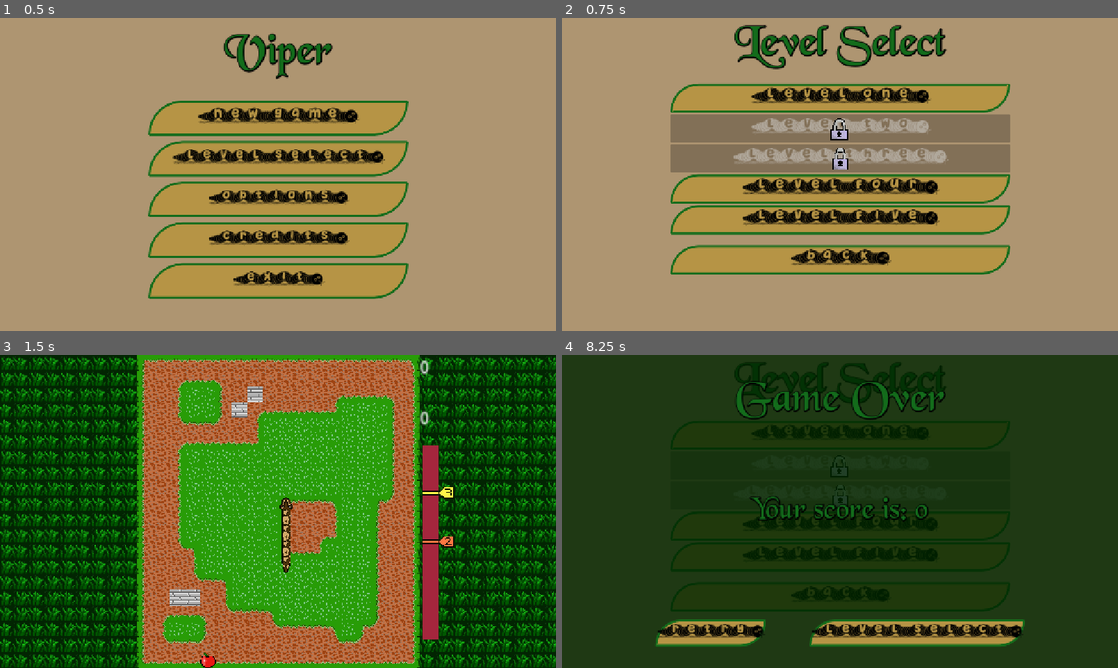
Above: before the commit, frames 1-4 (two rows, left to right).
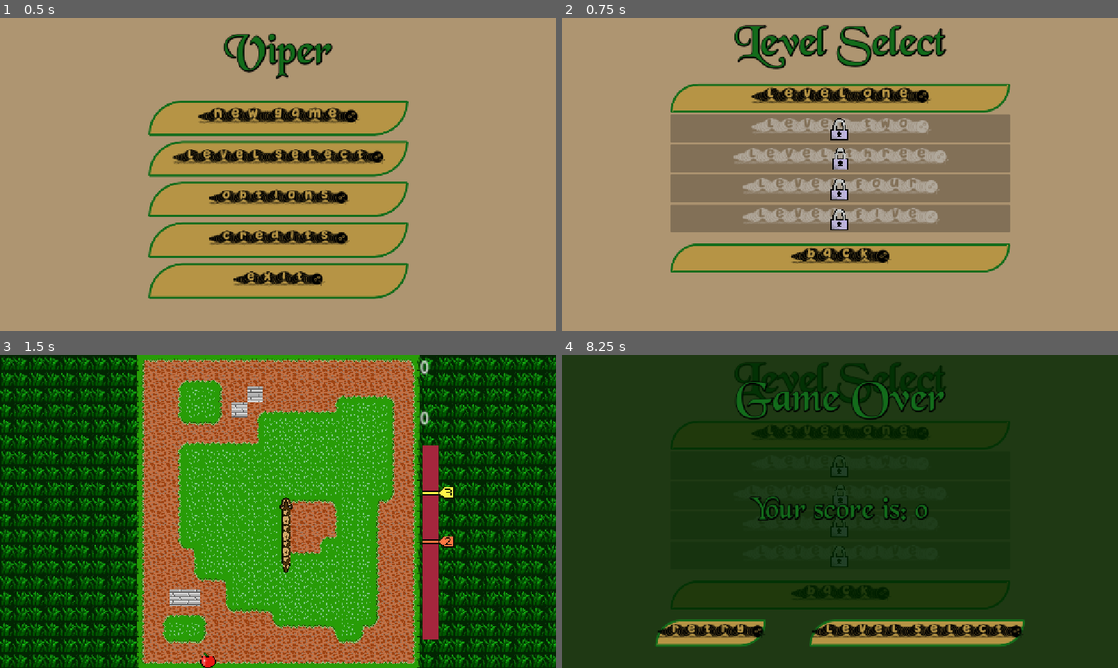
Above: after the commit, the same moments.

Repository: B-nce/Snake
Game: Godot game, scene res://scenes/main_menu_scene/main_menu.tscn
The game is run twice, just before and just after one commit, with the same random seed, the same clock (stepped at 60 frames per second) and the same inputs.
Inputs:
- Up to frame 1 (0.5 s): no input
- Up to frame 2 (0.75 s): click "(Level select)" at 0.5 s
- Up to frame 3 (1.5 s): click "(Level one)" at 1.25 s
- Up to frame 4 (8.25 s): hold Right (right) 2.03-2.78 s; hold Down (down) 2.78-3.53 s; hold Right (right) 3.53-4.28 s; hold Up (up) 4.28-5.03 s; hold Left (left) 5.03-5.75 s; click "(Retry)" at 5.75 s; click "(Retry)" at 6.5 s; click "(Retry)" at 7.25 s; click "(level select)" at 8 s

Frame 1 is identical in both runs. In frame 2, 14% of the frame differs, in the area x 19-81%, y 49-82%; in frame 3, nothing differs; in frame 4, 2.7%.

Commit message:
prerequisites set and tooltips added

Diff:
--- a/snake/constants.gd
+++ b/snake/constants.gd
@@ -27,11 +27,14 @@
 const DATA_LVL_5: StringName = "lvl5"
 const LVL_2_PREREQUISITE: int = 50
 const LVL_3_PREREQUISITE: int = 60
-const ALBINO_BALL_PYTHON_PREREQUISITE: int = 25
-const ALBINO_BOA_PREREQUISITE: int = 40
-const ALBINO_BURMESE_PYTHON_PREREQUISITE: int = 30
-const ALBINO_CORN_SNAKE_PREREQUISITE: int = 50
-const ALBINO_ANACONDA_PREREQUISITE: int = 50
-const ALBINO_KING_SNAKE_PREREQUISITE: int = 70
-const ALBINO_RETICULATED_PYTHON_PREREQUISITE: int = 70
-const YOUNG_TREE_BOA_PREREQUISITE: int = 100
+const LVL_4_PREREQUISITE: int = 70
+const LVL_5_PREREQUISITE: int = 90
+const LVL_6_PREREQUISITE: int = 150
+const ALBINO_BALL_PYTHON_PREREQUISITE: int = 40
+const ALBINO_BOA_PREREQUISITE: int = 60
+const ALBINO_BURMESE_PYTHON_PREREQUISITE: int = 50
+const ALBINO_CORN_SNAKE_PREREQUISITE: int = 80
+const ALBINO_ANACONDA_PREREQUISITE: int = 70
+const ALBINO_KING_SNAKE_PREREQUISITE: int = 80
+const ALBINO_RETICULATED_PYTHON_PREREQUISITE: int = 100
+const YOUNG_TREE_BOA_PREREQUISITE: int = 130
--- a/snake/scenes/level_select/level_select.gd
+++ b/snake/scenes/level_select/level_select.gd
@@ -1,16 +1,11 @@
 extends Control
 
 func _ready() -> void:
-	if Global.get_high_score(Constants.DATA_LVL_1) >= Constants.LVL_2_PREREQUISITE:
-		%Level2Button.disabled = false
-		%Level2Lock.visible = false
-	else:
-		%Level2Button.disabled = true
-	if Global.get_high_score(Constants.DATA_LVL_2) >= Constants.LVL_3_PREREQUISITE:
-		%Level3Button.disabled = false
-		%Level3Lock.visible = false
-	else:
-		%Level3Button.disabled = true
+	set_level_2_disability()
+	set_level_3_disability()
+	set_level_4_disability()
+	set_level_5_disability()
+	set_level_6_disability()
 
 
 func _on_back_button_pressed() -> void:
@@ -40,3 +35,47 @@
 func _on_level_5_button_pressed() -> void:
 	Global.previous_scene_paths.push_front(self.scene_file_path)
 	get_tree().change_scene_to_file("res://scenes/level_5/level_5.tscn")
+
+
+func set_level_2_disability() -> void:
+	if Global.get_high_score(Constants.DATA_LVL_1) >= Constants.LVL_2_PREREQUISITE:
+		%Level2Button.disabled = false
+		%Level2Button.tooltip_text = ""
+		%Level2Lock.visible = false
+	else:
+		%Level2Button.tooltip_text = "To unlock get a high score of at least 50 on level 1."
+		%Level2Button.disabled = true
+
+
+func set_level_3_disability() -> void:
+	if Global.get_high_score(Constants.DATA_LVL_2) >= Constants.LVL_3_PREREQUISITE:
+		%Level3Button.disabled = false
+		%Level3Button.tooltip_text = ""
+		%Level3Lock.visible = false
+	else:
+		%Level3Button.tooltip_text = "To unlock get a high score of at least 60 on level 2."
+		%Level3Button.disabled = true
+
+
+func set_level_4_disability() -> void:
+	if Global.get_high_score(Constants.DATA_LVL_4) >= Constants.LVL_4_PREREQUISITE:
+		%Level4Button.disabled = false
+		%Level4Button.tooltip_text = ""
+		%Level4Lock.visible = false
+	else:
+		%Level4Button.tooltip_text = "To unlock get a high score of at least 70 on level 3."
+		%Level4Button.disabled = true
+
+
+func set_level_5_disability() -> void:
+	if Global.get_high_score(Constants.DATA_LVL_5) >= Constants.LVL_5_PREREQUISITE:
+		%Level5Button.disabled = false
+		%Level5Button.tooltip_text = ""
+		%Level5Lock.visible = false
+	else:
+		%Level5Button.tooltip_text = "To unlock get a high score of at least 90 on level 4."
+		%Level5Button.disabled = true
+
+
+func set_level_6_disability() -> void:
+	pass #TODO: finish when level 6 is done
--- a/snake/scenes/level_select/level_select.tscn
+++ b/snake/scenes/level_select/level_select.tscn
@@ -114,6 +114,7 @@
 unique_name_in_owner = true
 layout_mode = 2
 size_flags_vertical = 3
+tooltip_text = "To unlock get a high score of at least 50 on level 1."
 focus_mode = 0
 theme_override_colors/font_hover_color = Color(0.0745098, 0.423529, 0.105882, 1)
 theme_override_colors/font_color = Color(0, 0, 0, 1)
@@ -131,7 +132,7 @@
 texture_filter = 1
 layout_mode = 1
 anchors_preset = -1
-anchor_left = 0.497442
+anchor_left = 0.502558
 anchor_top = 0.454545
 anchor_right = 0.497442
 anchor_bottom = 0.606061
@@ -152,6 +153,7 @@
 unique_name_in_owner = true
 layout_mode = 2
 size_flags_vertical = 3
+tooltip_text = "To unlock get a high score of at least 60 on level 2."
 focus_mode = 0
 theme_override_colors/font_hover_color = Color(0.0745098, 0.423529, 0.105882, 1)
 theme_override_colors/font_color = Color(0, 0, 0, 1)
@@ -180,13 +182,16 @@
 grow_horizontal = 2
 grow_vertical = 2
 texture = ExtResource("4_3c84o")
+metadata/_edit_use_anchors_ = true
 
 [node name="MarginContainer4" type="MarginContainer" parent="VBoxContainer/VBoxContainer"]
 layout_mode = 2
 
 [node name="Level4Button" type="Button" parent="VBoxContainer/VBoxContainer/MarginContainer4"]
-layout_mode = 2
-size_flags_vertical = 3
+unique_name_in_owner = true
+layout_mode = 2
+size_flags_vertical = 3
+tooltip_text = "To unlock get a high score of at least 70 on level 3."
 focus_mode = 0
 theme_override_colors/font_hover_color = Color(0.0745098, 0.423529, 0.105882, 1)
 theme_override_colors/font_color = Color(0, 0, 0, 1)
@@ -199,12 +204,33 @@
 theme_override_styles/normal = SubResource("StyleBoxFlat_3c84o")
 text = "(Level four)"
 
+[node name="Level4Lock" type="TextureRect" parent="VBoxContainer/VBoxContainer/MarginContainer4/Level4Button"]
+unique_name_in_owner = true
+texture_filter = 1
+layout_mode = 1
+anchors_preset = -1
+anchor_left = 0.502558
+anchor_top = 0.454545
+anchor_right = 0.497442
+anchor_bottom = 0.606061
+offset_left = -20.0
+offset_top = -20.0
+offset_right = 20.0
+offset_bottom = 20.0
+grow_horizontal = 2
+grow_vertical = 2
+texture = ExtResource("4_3c84o")
+expand_mode = 4
+metadata/_edit_use_anchors_ = true
+
 [node name="MarginContainer5" type="MarginContainer" parent="VBoxContainer/VBoxContainer"]
 layout_mode = 2
 
 [node name="Level5Button" type="Button" parent="VBoxContainer/VBoxContainer/MarginContainer5"]
-layout_mode = 2
-size_flags_vertical = 3
+unique_name_in_owner = true
+layout_mode = 2
+size_flags_vertical = 3
+tooltip_text = "To unlock get a high score of at least 90 on level 4."
 focus_mode = 0
 theme_override_colors/font_hover_color = Color(0.0745098, 0.423529, 0.105882, 1)
 theme_override_colors/font_color = Color(0, 0, 0, 1)
@@ -216,6 +242,25 @@
 theme_override_styles/pressed = SubResource("StyleBoxFlat_vdlig")
 theme_override_styles/normal = SubResource("StyleBoxFlat_3c84o")
 text = "(Level five)"
+
+[node name="Level5Lock" type="TextureRect" parent="VBoxContainer/VBoxContainer/MarginContainer5/Level5Button"]
+unique_name_in_owner = true
+texture_filter = 1
+layout_mode = 1
+anchors_preset = -1
+anchor_left = 0.502558
+anchor_top = 0.454545
+anchor_right = 0.497442
+anchor_bottom = 0.606061
+offset_left = -20.0
+offset_top = -20.0
+offset_right = 20.0
+offset_bottom = 20.0
+grow_horizontal = 2
+grow_vertical = 2
+texture = ExtResource("4_3c84o")
+expand_mode = 4
+metadata/_edit_use_anchors_ = true
 
 [node name="MarginContainer2" type="MarginContainer" parent="VBoxContainer"]
 layout_mode = 2
--- a/snake/scenes/options_scene/options.gd
+++ b/snake/scenes/options_scene/options.gd
@@ -6,61 +6,14 @@
 func _ready() -> void:
 	%VolumeSlider.set_value_no_signal(AudioServer.get_bus_volume_db(0)/volume_offset)
 	%MuteBox.set_pressed_no_signal(AudioServer.is_bus_mute(0))
-	if Global.get_high_score(Constants.DATA_LVL_1) >= Constants.ALBINO_BALL_PYTHON_PREREQUISITE:
-		%AlbinoBallPythonPanel.set_button_disability(false)
-		%AlbinoBallPythonLock.visible = false
-	else:
-		%AlbinoBallPythonPanel.set_button_disability(true)
-		%AlbinoBallPythonLock.visible = true
-
-	if Global.get_high_score(Constants.DATA_LVL_1) >= Constants.ALBINO_BOA_PREREQUISITE:
-		%AlbinoBoaPanel.set_button_disability(false)
-		%AlbinoBoaLock.visible = false
-	else:
-		%AlbinoBoaPanel.set_button_disability(true)
-		%AlbinoBoaLock.visible = true
-
-	if Global.get_high_score(Constants.DATA_LVL_2) >= Constants.ALBINO_BURMESE_PYTHON_PREREQUISITE:
-		%AlbinoBurmesePythonPanel.set_button_disability(false)
-		%AlbinoBurmesePythonLock.visible = false
-	else:
-		%AlbinoBurmesePythonPanel.set_button_disability(true)
-		%AlbinoBurmesePythonLock.visible = true
-
-	if Global.get_high_score(Constants.DATA_LVL_2) >= Constants.ALBINO_CORN_SNAKE_PREREQUISITE:
-		%AlbinoCornSnakePanel.set_button_disability(false)
-		%AlbinoCornSnakeLock.visible = false
-	else:
-		%AlbinoCornSnakePanel.set_button_disability(true)
-		%AlbinoCornSnakeLock.visible = true
-
-	if Global.get_high_score(Constants.DATA_LVL_3) >= Constants.ALBINO_ANACONDA_PREREQUISITE:
-		%AlbinoAnacondaPanel.set_button_disability(false)
-		%AlbinoAnacondaLock.visible = false
-	else:
-		%AlbinoAnacondaPanel.set_button_disability(true)
-		%AlbinoAnacondaLock.visible = true
-
-	if Global.get_high_score(Constants.DATA_LVL_3) >= Constants.ALBINO_CORN_SNAKE_PREREQUISITE:
-		%AlbinoKingSnakePanel.set_button_disability(false)
-		%AlbinoKingSnakeLock.visible = false
-	else:
-		%AlbinoKingSnakePanel.set_button_disability(true)
-		%AlbinoKingSnakeLock.visible = true
-
-	if Global.get_high_score(Constants.DATA_LVL_3) >= Constants.ALBINO_RETICULATED_PYTHON_PREREQUISITE:
-		%AlbinnoReticulatedPythonPanel.set_button_disability(false)
-		%AlbinoReticulatedPythonLock.visible = false
-	else:
-		%AlbinnoReticulatedPythonPanel.set_button_disability(true)
-		%AlbinoReticulatedPythonLock.visible = true
-
-	if Global.get_high_score(Constants.DATA_LVL_3) >= Constants.YOUNG_TREE_BOA_PREREQUISITE:
-		%YoungTreeBoaPanel.set_button_disability(false)
-		%YoungTreeBoaLock.visible = false
-	else:
-		%YoungTreeBoaPanel.set_button_disability(true)
-		%YoungTreeBoaLock.visible = true
+	set_albino_ball_python_disability()
+	set_albino_boa_disability()
+	set_albino_burmese_python_disability()
+	set_albino_corn_snake_disability()
+	set_albino_anaconda_disability()
+	set_albino_king_snake_disability()
+	set_albino_reticulated_python_disability()
+	set_yound_tree_boa_disability()
 
 
 func _on_h_slider_value_changed(value: float) -> void:
@@ -87,3 +40,75 @@
 
 func _on_back_button_pressed() -> void:
 	get_tree().change_scene_to_file(Global.previous_scene_paths.pop_front())
+
+
+func set_albino_ball_python_disability() -> void:
+	if Global.get_high_score(Constants.DATA_LVL_1) >= Constants.ALBINO_BALL_PYTHON_PREREQUISITE:
+		%AlbinoBallPythonPanel.set_button_disability(false)
+		%AlbinoBallPythonLock.visible = false
+	else:
+		%AlbinoBallPythonPanel.set_button_disability(true)
+		%AlbinoBallPythonLock.visible = true
+
+
+func set_albino_boa_disability() -> void:
+	if Global.get_high_score(Constants.DATA_LVL_1) >= Constants.ALBINO_BOA_PREREQUISITE:
+		%AlbinoBoaPanel.set_button_disability(false)
+		%AlbinoBoaLock.visible = false
+	else:
+		%AlbinoBoaPanel.set_button_disability(true)
+		%AlbinoBoaLock.visible = true
+
+
+func set_albino_burmese_python_disability() -> void:
+	if Global.get_high_score(Constants.DATA_LVL_2) >= Constants.ALBINO_BURMESE_PYTHON_PREREQUISITE:
+		%AlbinoBurmesePythonPanel.set_button_disability(false)
+		%AlbinoBurmesePythonLock.visible = false
+	else:
+		%AlbinoBurmesePythonPanel.set_button_disability(true)
+		%AlbinoBurmesePythonLock.visible = true
+
+
+func set_albino_corn_snake_disability() -> void:
+	if Global.get_high_score(Constants.DATA_LVL_2) >= Constants.ALBINO_CORN_SNAKE_PREREQUISITE:
+		%AlbinoCornSnakePanel.set_button_disability(false)
+		%AlbinoCornSnakeLock.visible = false
+	else:
+		%AlbinoCornSnakePanel.set_button_disability(true)
+		%AlbinoCornSnakeLock.visible = true
+
+
+func set_albino_anaconda_disability() -> void:
+	if Global.get_high_score(Constants.DATA_LVL_3) >= Constants.ALBINO_ANACONDA_PREREQUISITE:
+		%AlbinoAnacondaPanel.set_button_disability(false)
+		%AlbinoAnacondaLock.visible = false
+	else:
+		%AlbinoAnacondaPanel.set_button_disability(true)
+		%AlbinoAnacondaLock.visible = true
+
+
+func set_albino_king_snake_disability() -> void:
+	if Global.get_high_score(Constants.DATA_LVL_4) >= Constants.ALBINO_CORN_SNAKE_PREREQUISITE:
+		%AlbinoKingSnakePanel.set_button_disability(false)
+		%AlbinoKingSnakeLock.visible = false
+	else:
+		%AlbinoKingSnakePanel.set_button_disability(true)
+		%AlbinoKingSnakeLock.visible = true
+
+
+func set_albino_reticulated_python_disability() -> void:
+	if Global.get_high_score(Constants.DATA_LVL_4) >= Constants.ALBINO_RETICULATED_PYTHON_PREREQUISITE:
+		%AlbinnoReticulatedPythonPanel.set_button_disability(false)
+		%AlbinoReticulatedPythonLock.visible = false
+	else:
+		%AlbinnoReticulatedPythonPanel.set_button_disability(true)
+		%AlbinoReticulatedPythonLock.visible = true
+
+
+func set_yound_tree_boa_disability() -> void:
+	if Global.get_high_score(Constants.DATA_LVL_5) >= Constants.YOUNG_TREE_BOA_PREREQUISITE:
+		%YoungTreeBoaPanel.set_button_disability(false)
+		%YoungTreeBoaLock.visible = false
+	else:
+		%YoungTreeBoaPanel.set_button_disability(true)
+		%YoungTreeBoaLock.visible = true
